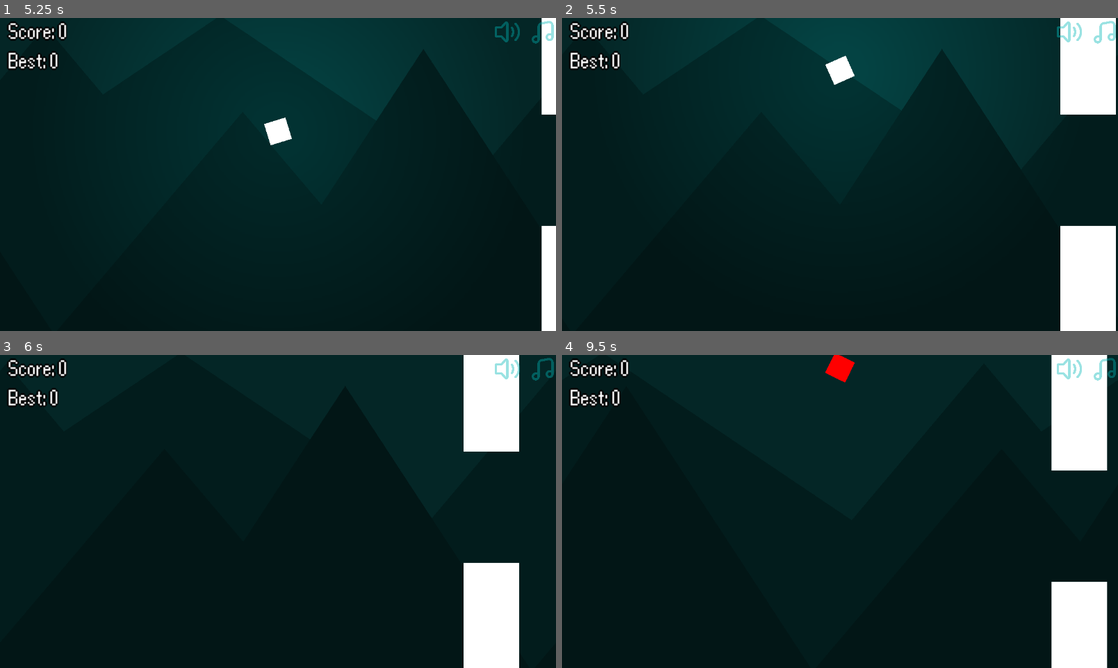
Above: before the commit, frames 1-4 (two rows, left to right).
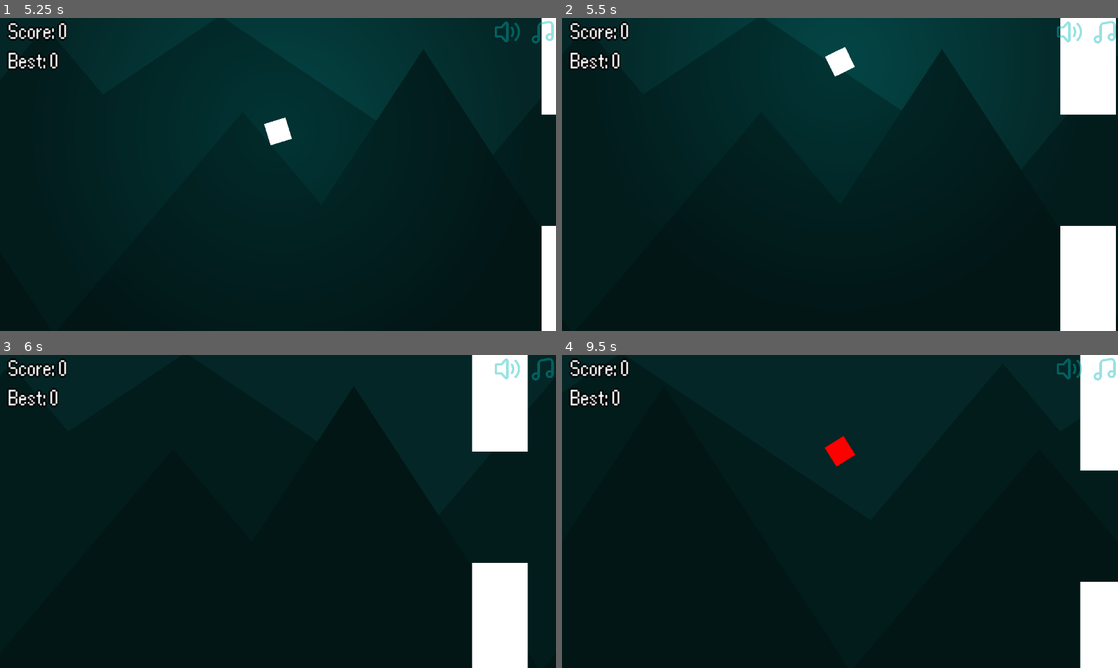
Above: after the commit, the same moments.

Repository: Nabil080/flappy-square
Game: Godot game, scene res://core/game.tscn
The game is run twice, just before and just after one commit, with the same random seed, the same clock (stepped at 60 frames per second) and the same inputs.
Inputs (mouse positions are in pixels of both pictures, inside the frame that each line leads up to):
- Up to frame 1 (5.25 s): click "Play" at 0.5 s; click (505, 30) at 1.25 s; click (505, 30) at 2 s; click "Restart" at 2.75 s; click (505, 30) at 3.5 s; click (544, 30) at 4.25 s; move the mouse to (400, 158) at 5.02 s; tap Space (flap) at 5.1 s
- Up to frame 2 (5.5 s): tap Space (flap) at 5.27 s; click (962, 158) at 5.3 s
- Up to frame 3 (6 s): tap Space (flap) at 5.57 s; move the mouse to (166, 527) at 5.77 s; click (166, 527) at 5.85 s
- Up to frame 4 (9.5 s): tap Space (flap) at 6.02, 6.05, 6.32, 8.27, 8.3, 8.57, 8.85, 9.02, 9.32 s; move the mouse to (895, 442) at 6.52 s; tap M (toggle_music) at 6.6 s; click (895, 442) at 6.8 s; click "Restart" at 7.25 s; move the mouse to (812, 574) at 8.02 s; tap S (toggle_sfx) at 8.1 s; click (812, 574) at 8.17 s; move the mouse to (1006, 558) at 8.77 s; click (1006, 558) at 9.05 s

Frame 1 is identical in both runs. In frame 2, 0.3% of the frame differs, in the area x 47-53%, y 9-22%; in frame 3, 2.1%; in frame 4, 5.3%, in the area x 47-100%, y 0-100%.

Commit message:
mouse support fixed : using actions

Diff:
--- a/core/game.tscn
+++ b/core/game.tscn
@@ -48,6 +48,7 @@
 layout_mode = 1
 
 [node name="ParallaxBackground" parent="UI" instance=ExtResource("6_4cdhi")]
+layer = -1
 
 [node name="StartingMenu" parent="UI" instance=ExtResource("7_vhpdd")]
 z_index = 5
--- a/entities/player.gd
+++ b/entities/player.gd
@@ -42,7 +42,7 @@
 	# Flap
 	if (can_play and alive and
 		(Input.is_action_just_pressed("flap") or
-		Input.is_mouse_button_pressed(MOUSE_BUTTON_LEFT) and not _is_over_ui())
+		Input.is_action_just_pressed("mouse_flap") and not _is_over_ui())
 		):
 		is_playing = true
 		velocity.y = -FLAP_STRENGTH
@@ -77,4 +77,4 @@
 func _is_over_ui() -> bool:
 	var hovered = get_viewport().gui_get_hovered_control()
 	print(hovered)
-	return hovered != null and hovered.name != "Background"
+	return hovered != null and hovered.name != "UI"
--- a/entities/player.tscn
+++ b/entities/player.tscn
@@ -21,7 +21,6 @@
 [node name="Player" type="CharacterBody2D"]
 process_mode = 3
 z_index = 1
-position = Vector2(163.99998, 92.99999)
 scale = Vector2(0.8, 0.8)
 script = ExtResource("1_3x74s")
 
--- a/project.godot
+++ b/project.godot
@@ -50,6 +50,11 @@
 "events": [Object(InputEventKey,"resource_local_to_scene":false,"resource_name":"","device":-1,"window_id":0,"alt_press …(191 unchanged characters)…
 ]
 }
+mouse_flap={
+"deadzone": 0.2,
+"events": [Object(InputEventMouseButton,"resource_local_to_scene":false,"resource_name":"","device":-1,"window_id":0,"alt_pressed":false,"shift_pressed":false,"ctrl_pressed":false,"meta_pressed":false,"button_mask":0,"position":Vector2(0, 0),"global_position":Vector2(0, 0),"factor":1.0,"button_index":1,"canceled":false,"pressed":false,"double_click":false,"script":null)
+]
+}
 toggle_music={
 "deadzone": 0.2,
 "events": [Object(InputEventKey,"resource_local_to_scene":false,"resource_name":"","device":-1,"window_id":0,"alt_press …(192 unchanged characters)…
